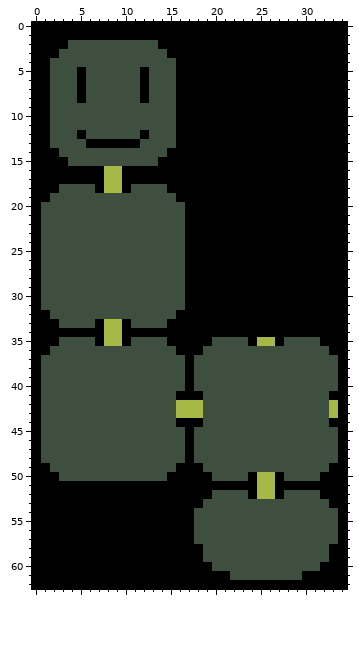
A pixel-art sprite gets an edit: levels/easter_eggs_level.gif. The picture above was drawn from the file before the commit.
The file is 35x63 pixels.
After:
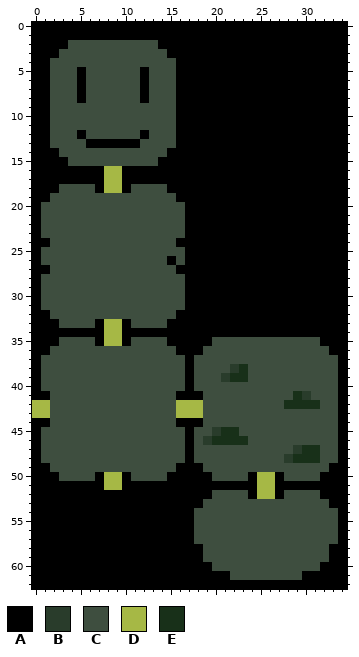
Palette (. is transparent): A #000000  B #293c2b  C #3e4e3f  D #a6b845  E #183019
What changed:
y 24: x 1 C -> A; x 16 C -> A
y 26: x 15 C -> A
y 27: x 1 C -> A; x 16 C -> A
y 35: x 24..27 ADDA -> CCCC
y 38: x 22..23 CC -> BE
y 39: x 21..23 CCC -> BEE
y 41: x 1 C -> A; x 29..30 CC -> EB; x 33 A -> C
y 42: x 0..1 AC -> DD; x 28..31 CCCC -> EEEE; x 33 D -> C
y 43: x 0..1 AC -> DD; x 33 D -> C
y 44: x 1 C -> A; x 33 A -> C
y 45: x 20..22 CCC -> BEE
y 46: x 19..23 CCCCC -> BEEEE
y 47: x 29..31 CCC -> BEE
y 48: x 28..31 CCCC -> BEEE
y 50: x 7..10 CCCC -> ADDA
y 51: x 8..9 AA -> DD
